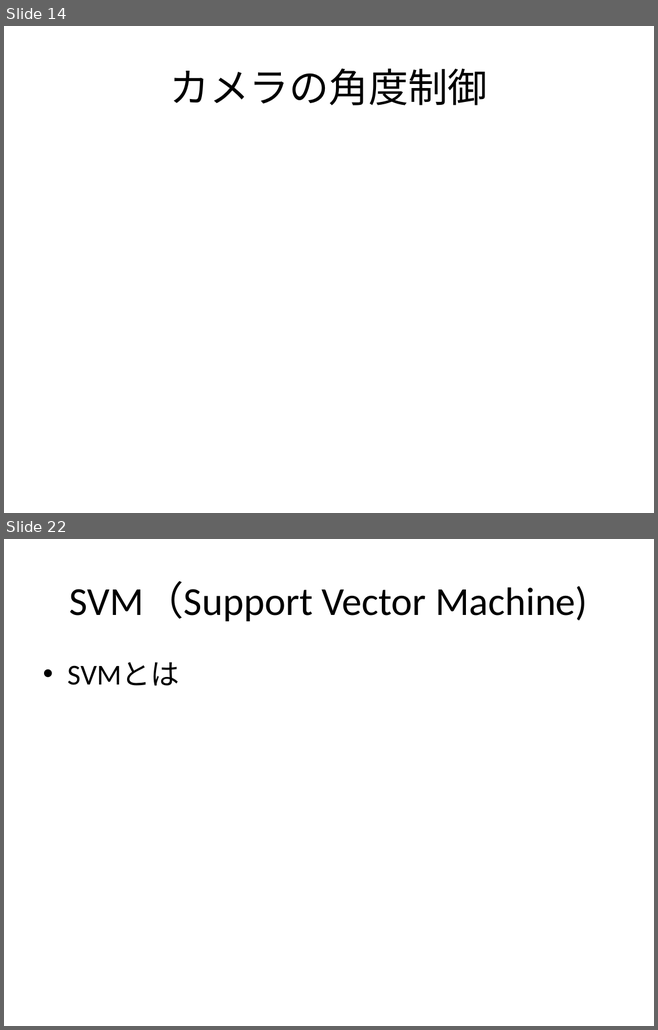
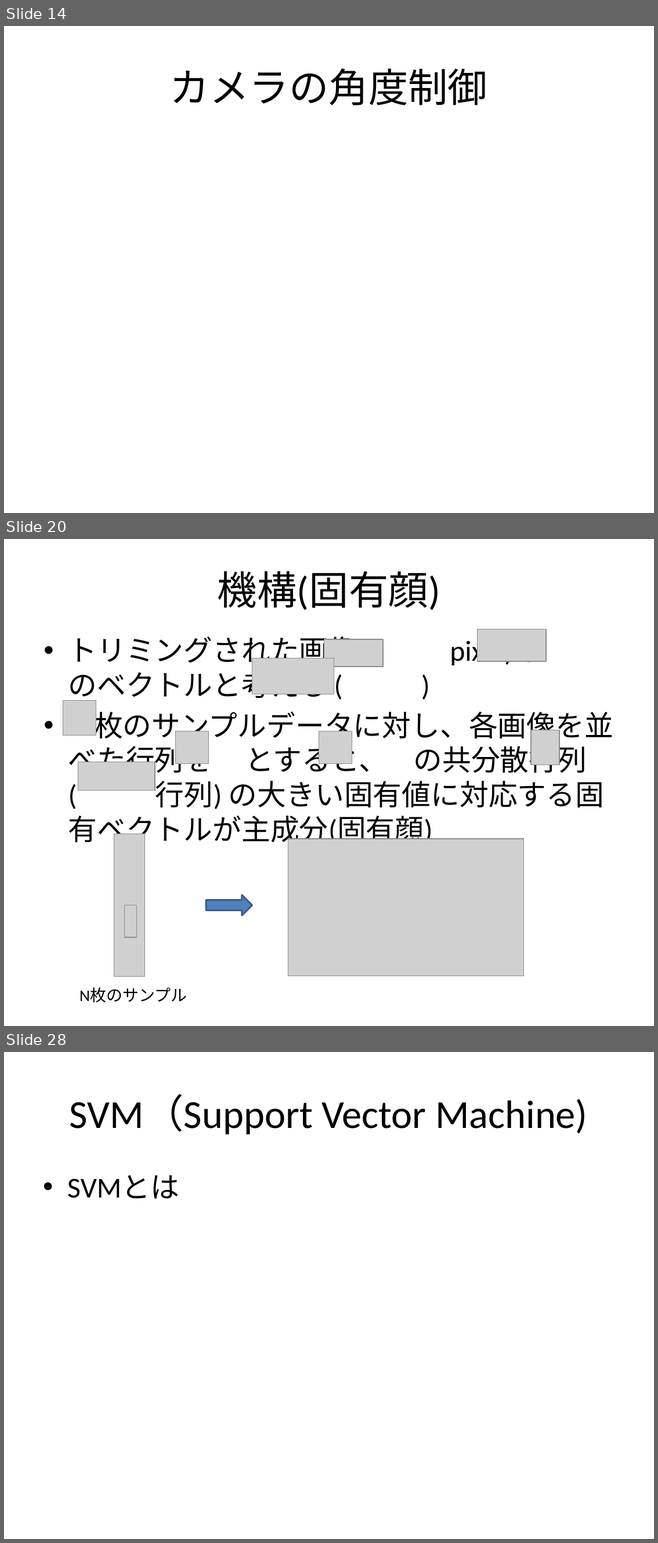
Before and after one commit to Shell-Wataru/AutoRecognition, a slide deck: motor/slideUshimaru.pptx. Shown one above the other, each under a label of ours: slides 14 and 22 before the commit, slides 14, 20 and 28 after it; the slides between them are not shown. The pictures are 658x1030 and 658x1543 pixels, drawn with LibreOffice and Linux fonts; fonts in the diff are those of the drawing; grey boxes stand for pictures. Boxes give left, top, right and bottom in pixels: in the first picture for what was removed or moved away, otherwise in the second. Text is boxed around its words. In the diff, an @@ line names an element or a change of style, - is before the commit and + after.

```diff
--- a/motor/slideUshimaru.pptx
+++ b/motor/slideUshimaru.pptx
@@ slide 20 added at [4, 539, 654, 1026], background #FFFFFF @@
@@ title added at [217, 571, 440, 610], 44 pt, text #000000 @@
+機構(固有顔)
@@ text added at [68, 636, 613, 848], 32 pt, text #000000 @@
+• トリミングされた画像( pixel)を のベクトルと考える ( )
+• 枚のサンプルデータに対し、各画像を並べた行列を とすると、 の共分散行列 ( 行列) の大きい固有値に対応する固有ベクトルが主成分(固有顔)
@@ picture added at [324, 640, 383, 667] @@
@@ picture added at [477, 629, 546, 662] @@
@@ picture added at [252, 658, 334, 695] @@
@@ picture added at [63, 701, 96, 735] @@
@@ picture added at [531, 730, 560, 765] @@
@@ picture added at [176, 732, 209, 764] @@
@@ picture added at [318, 732, 351, 764] @@
@@ picture added at [78, 762, 155, 791] @@
@@ picture added at [114, 834, 144, 977] @@
@@ picture added at [288, 839, 523, 976] @@
@@ right arrow added at [206, 895, 252, 915], fill #4F81BD, outline #3A5F8C 2 pt @@
@@ picture added at [124, 906, 136, 937] @@
@@ text added at [79, 988, 187, 1003], 18 pt, text #000000 @@
+N枚のサンプル
@@ what was slide 22 is now slide 28 @@
```
Also in this commit, not shown: 5 other slides added.
